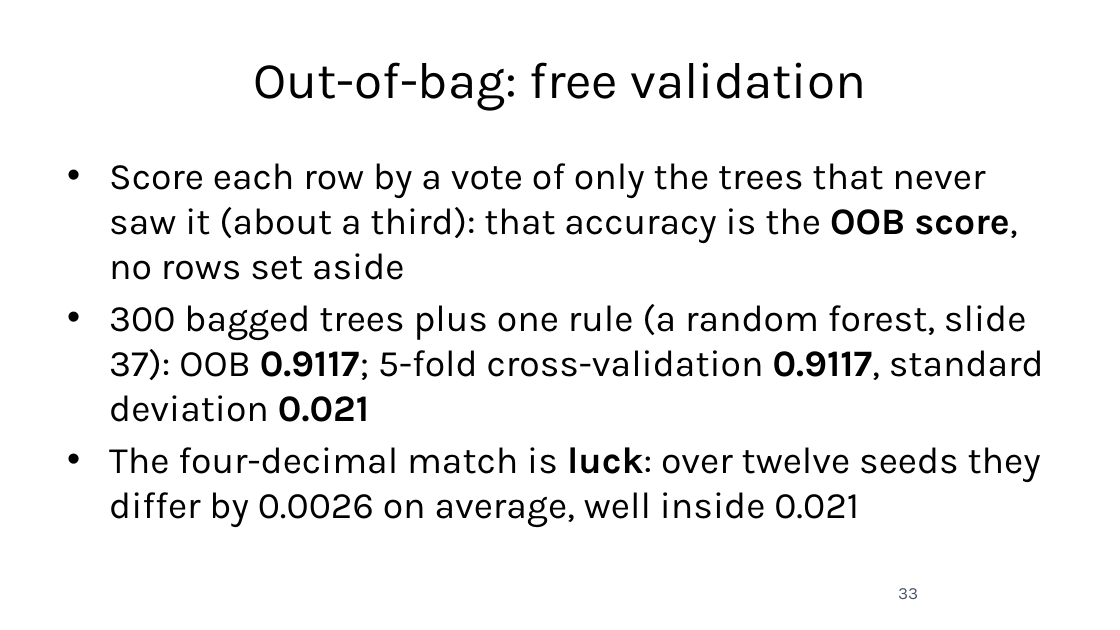
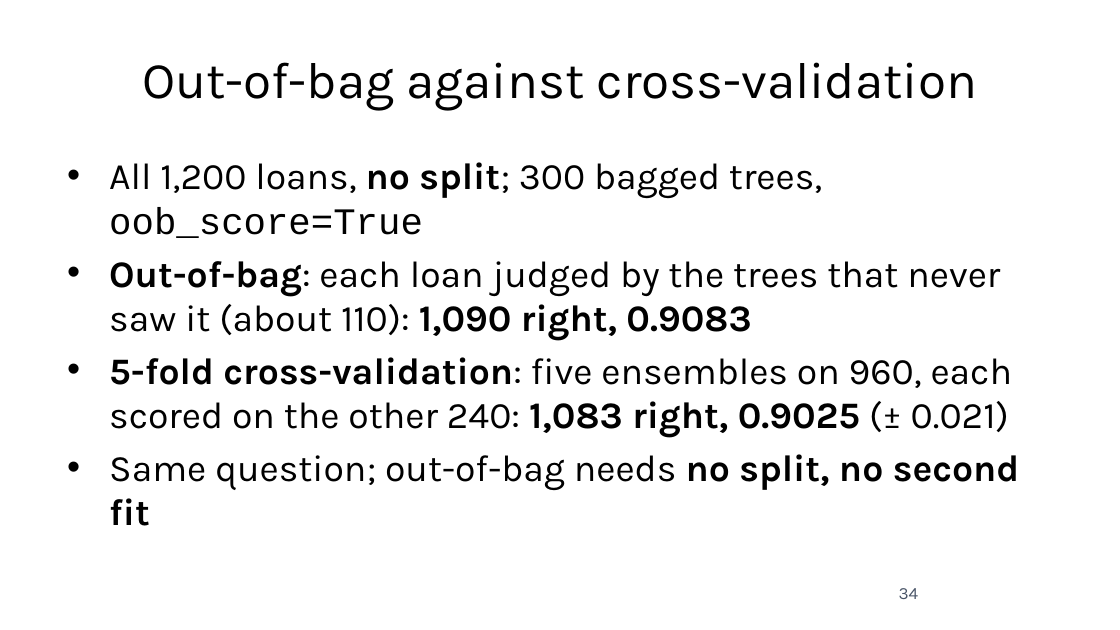
Before and after one commit to fabioantonini/technologies-for-artificial-intelligence, a slide deck: slide 34 of Lessons/07_trees_and_ensembles/Slides/trees_and_ensembles_slides.pptx (slide 33 before the commit). Drawn at 1120x630 pixels with LibreOffice and Linux fonts; fonts in the diff are those of the drawing; background and template pictures are left out. Boxes give left, top, right and bottom in pixels: in the first picture for what was removed or moved away, otherwise in the second. Text is boxed around its words. In the diff, an @@ line names an element or a change of style, - is before the commit and + after.

```diff
--- a/Lessons/07_trees_and_ensembles/Slides/trees_and_ensembles_slides.pptx
+++ b/Lessons/07_trees_and_ensembles/Slides/trees_and_ensembles_slides.pptx
@@ title at (142, 62, 978, 110): text changed @@
-Out-of-bag: free validation
+Out-of-bag against cross-validation
@@ text at (109, 162, 1020, 526): text changed @@
-• Score each row by a vote of only the trees that never saw it (about a third): that accuracy is the OOB score, no rows set aside
-• 300 bagged trees plus one rule (a random forest, slide 37): OOB 0.9117; 5-fold cross-validation 0.9117, standard deviation 0.021
-• The four-decimal match is luck: over twelve seeds they differ by 0.0026 on average, well inside 0.021
+• All 1,200 loans, no split; 300 bagged trees, oob_score=True
+• Out-of-bag: each loan judged by the trees that never saw it (about 110): 1,090 right, 0.9083
+• 5-fold cross-validation: five ensembles on 960, each scored on the other 240: 1,083 right, 0.9025 (± 0.021)
+• Same question; out-of-bag needs no split, no second fit
@@ page number at (899, 588, 919, 599): text changed @@
-33
+34
```
Also in this commit, not shown: 9 other slides changed, 3 slides added, 2 slides removed, 17 other files.
